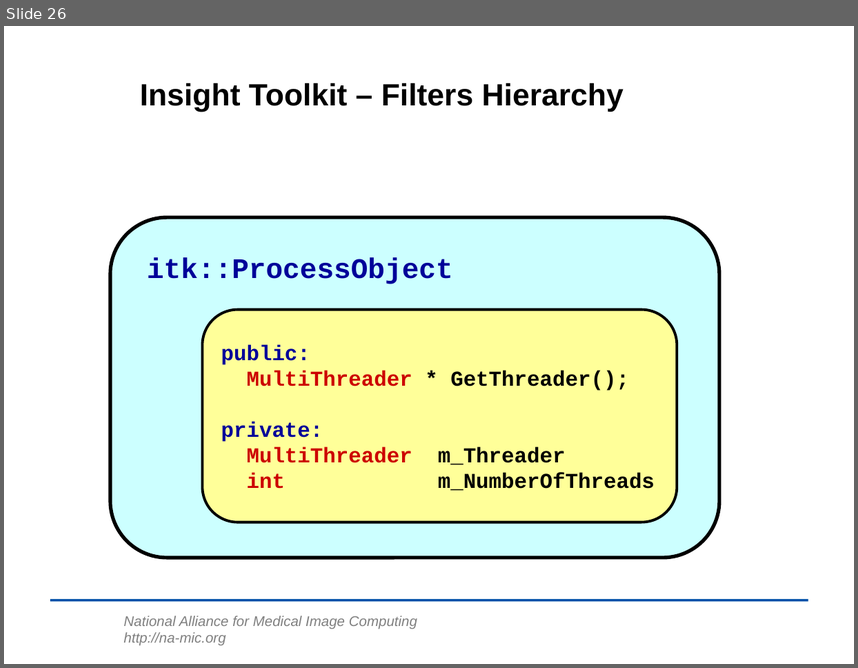
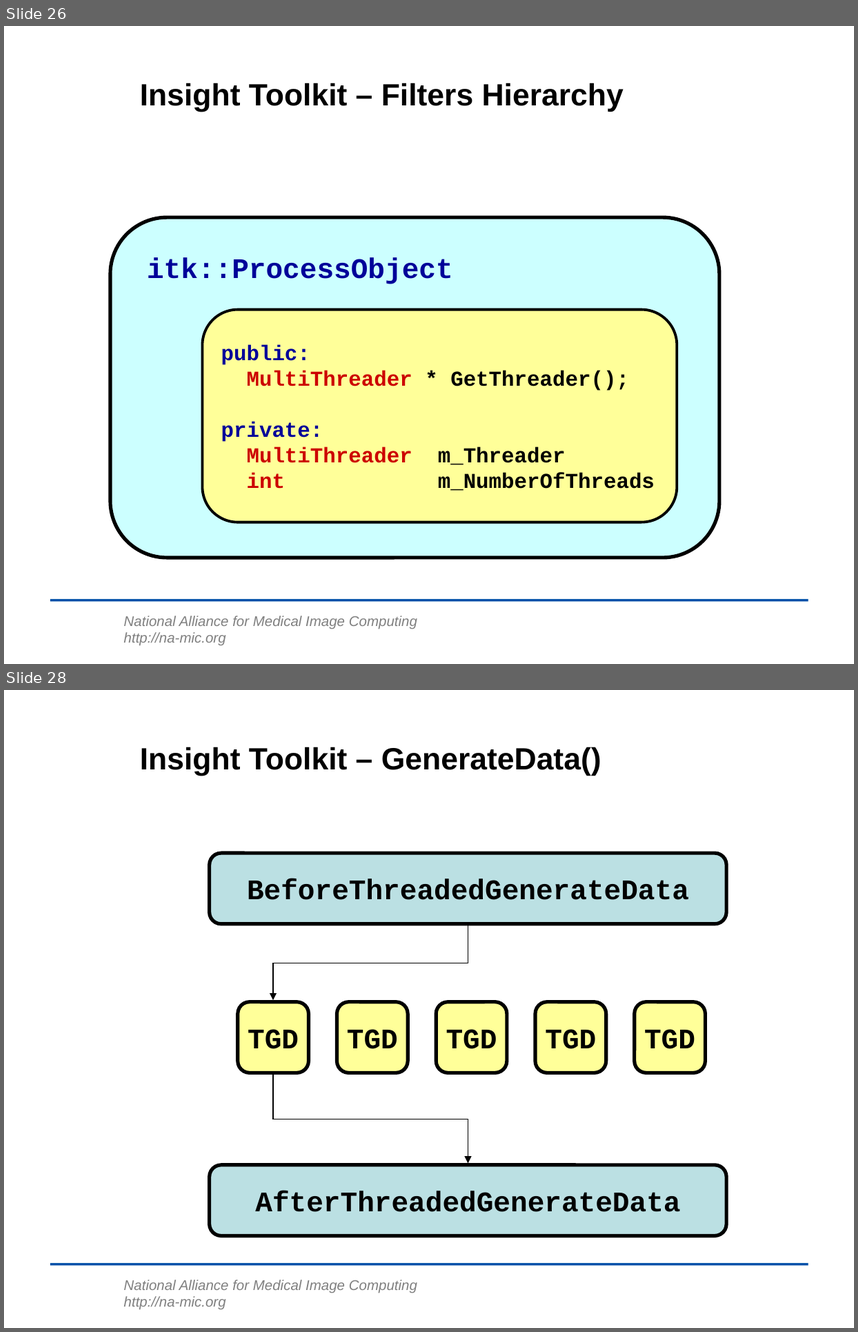
Before and after one commit to lheckemann/namic-sandbox, a slide deck: ITKAdvancedCourse/doc/presentations/Insight-MultiThreading.ppt. Shown one above the other, each under a label of ours: slide 26 before the commit, slides 26 and 28 after it; the slides between them are not shown. The pictures are 858x668 and 858x1332 pixels, drawn with LibreOffice and Linux fonts; fonts in the diff are those of the drawing; background and template pictures are left out. Boxes give left, top, right and bottom in pixels: in the first picture for what was removed or moved away, otherwise in the second. Text is boxed around its words. In the diff, an @@ line names an element or a change of style, - is before the commit and + after.

```diff
--- a/ITKAdvancedCourse/doc/presentations/Insight-MultiThreading.ppt
+++ b/ITKAdvancedCourse/doc/presentations/Insight-MultiThreading.ppt
@@ slide 28 added at (4,690,854,1328), background #FFFFFF; not listed: 2 template elements that a slide beside it also shows @@
@@ title added at (140,747,602,776), 26 pt, text #000000, bold @@
+Insight Toolkit – GenerateData()
@@ rounded rectangle added at (210,854,726,924), fill #BBE0E3, outline #000000 3 pt, 24 pt, text #000000, bold @@
+BeforeThreadedGenerateData
@@ elbow arrow added from (468, 925) to (274, 1000), #000000 0.74 pt @@
@@ rounded rectangle added at (238,1002,308,1072), fill #FFFF99, outline #000000 3 pt, 24 pt, text #000000, bold @@
+TGD
@@ rounded rectangle added at (337,1002,408,1072), fill #FFFF99, outline #000000 3 pt, 24 pt, text #000000, bold @@
+TGD
@@ freeform shape added at (436,1002,506,1072), fill #FFFF99, outline #000000 3 pt, 24 pt, text #000000, bold @@
+TGD
@@ rounded rectangle added at (535,1002,606,1072), fill #FFFF99, outline #000000 3 pt, 24 pt, text #000000, bold @@
+TGD
@@ rounded rectangle added at (635,1002,705,1072), fill #FFFF99, outline #000000 3 pt, 24 pt, text #000000, bold @@
+TGD
@@ elbow arrow added from (274, 1074) to (468, 1163), #000000 0.74 pt @@
@@ rounded rectangle added at (210,1164,726,1235), fill #BBE0E3, outline #000000 3 pt, 24 pt, text #000000, bold @@
+AfterThreadedGenerateData
```
Also in this commit, not shown: 2 slides changed, 1 other slide added, 3 other files.
